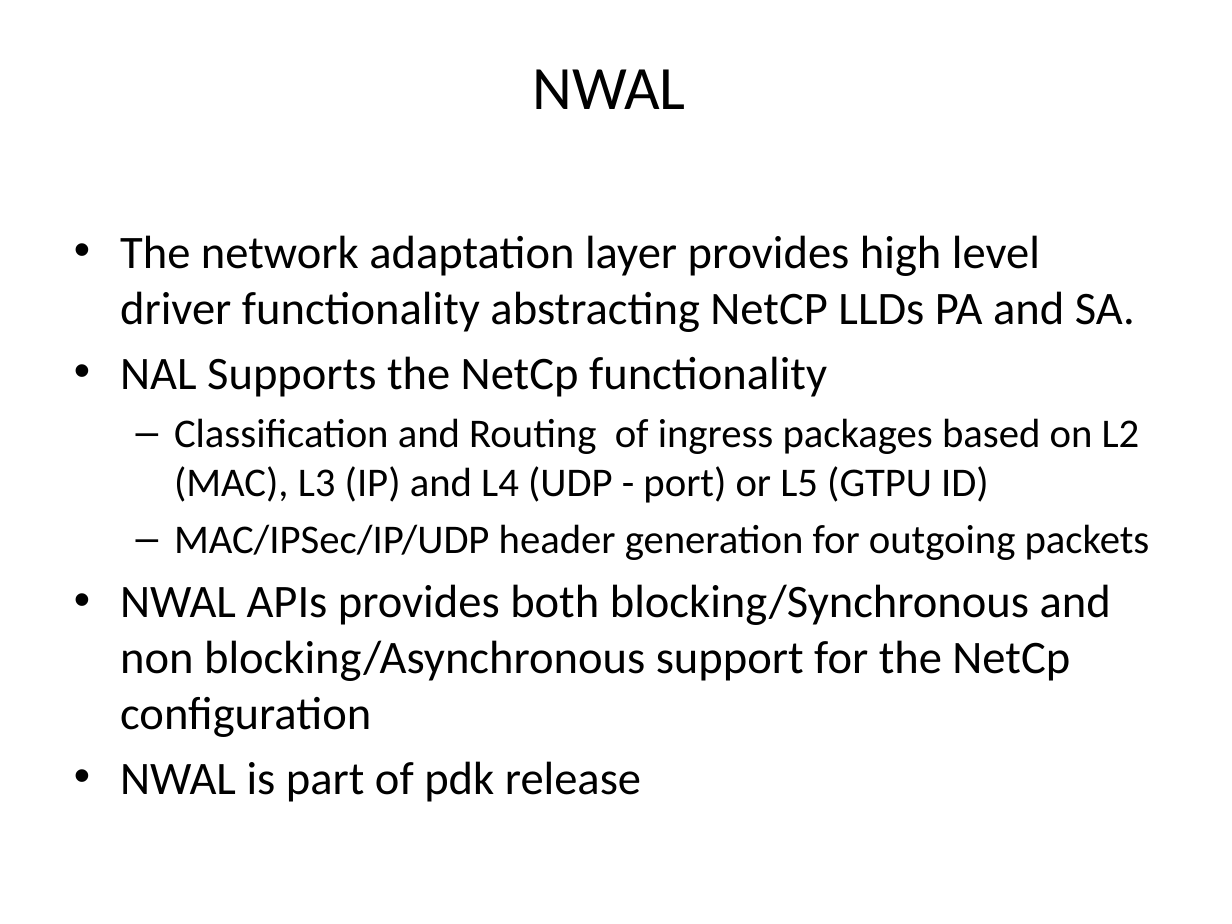
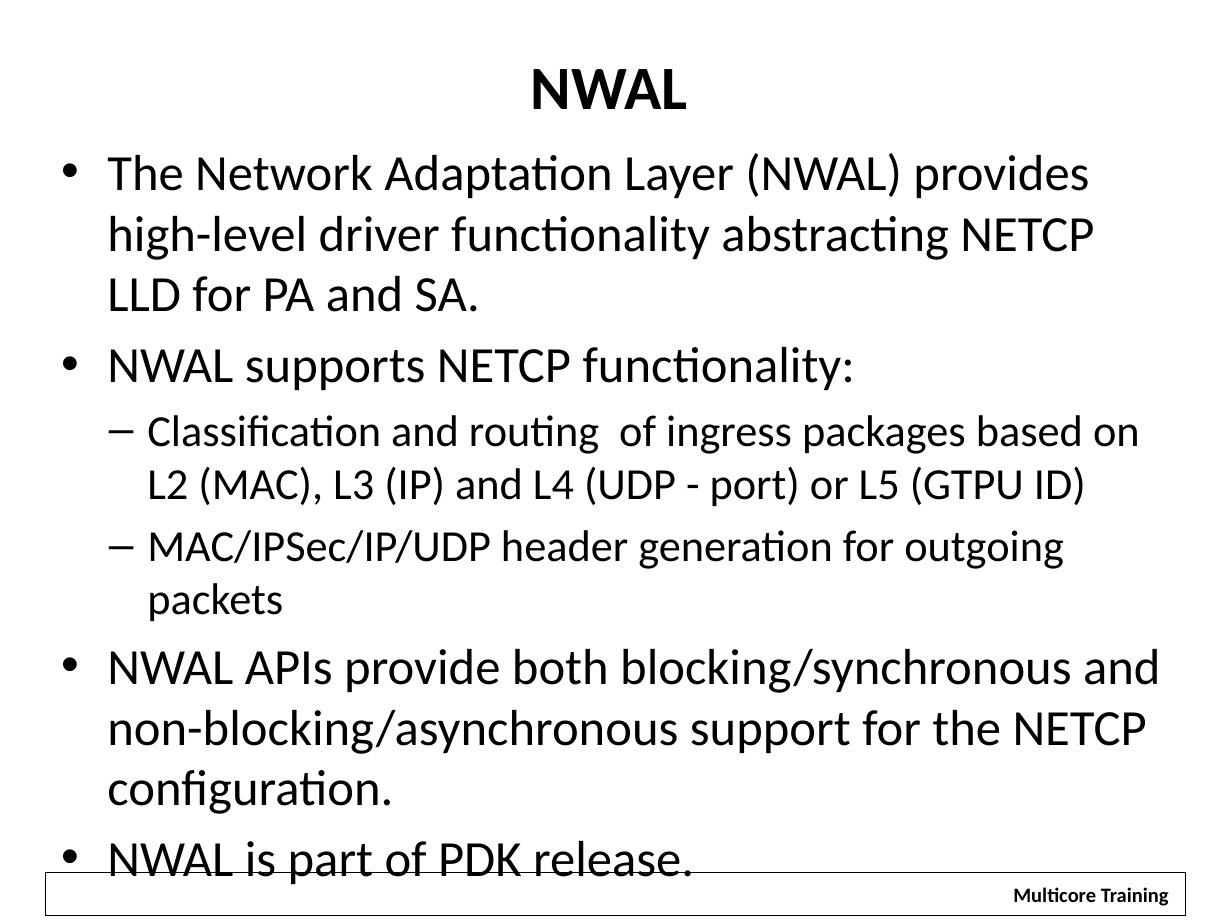
Before and after one commit to hari1989/keystone-workshop, a slide deck: slide 58 of preliminary/Working/presentations/KeyStone Peripherals Usage.pptx (slide 56 before the commit). Drawn at 1232x924 pixels with LibreOffice and Linux fonts; fonts in the diff are those of the drawing; background and template pictures are left out. Boxes give left, top, right and bottom in pixels: in the first picture for what was removed or moved away, otherwise in the second. Text is boxed around its words. In the diff, an @@ line names an element or a change of style, - is before the commit and + after.

```diff
--- a/preliminary/Working/presentations/KeyStone Peripherals Usage.pptx
+++ b/preliminary/Working/presentations/KeyStone Peripherals Usage.pptx
@@ title "NWAL" at <box>531,69,688,109</box>: bold on @@
@@ text "The Network Adaptation Layer (NWAL) ...": place and size @@
-text "The Network Adaptation Layer (NWAL) ..." at <box>120,235,1150,802</box>
+text "The Network Adaptation Layer (NWAL) ..." at <box>107,153,1160,814</box>
@@ text at <box>107,153,1140,506</box>: text changed; size 27.2 to 29.6 pt @@
-• The network adaptation layer provides high level driver functionality abstracting NetCP LLDs PA and SA.
-• NAL Supports the NetCp functionality
-  – Classification and Routing of ingress packages based on L2 (MAC), L3 (IP) and L4 (UDP - port) or L5 (GTPU ID)
+• The Network Adaptation Layer (NWAL) provides high-level driver functionality abstracting NETCP LLD for PA and SA.
+• NWAL supports NETCP functionality:
+  – Classification and routing of ingress packages based on L2 (MAC), L3 (IP) and L4 (UDP - port) or L5 (GTPU ID)
@@ text at <box>147,530,1064,621</box>: size 23.8 to 25.9 pt in "MAC/IPSec/IP/UDP header generation for outgoing packets"; indent changed @@
@@ text at <box>107,649,1160,814</box>: text changed; size 27.2 to 29.6 pt @@
-• NWAL APIs provides both blocking/Synchronous and non blocking/Asynchronous support for the NetCp configuration
-• NWAL is part of pdk release
+• NWAL APIs provide both blocking/synchronous and non-blocking/asynchronous support for the NETCP configuration.
+• NWAL is part of PDK release.
@@ rectangle added at <box>46,872,1186,915</box>, outline #000000 0.75 pt @@
@@ rectangle added at <box>999,876,1181,913</box>, fill #FFFFFF, 12 pt, text #000000, bold @@
+Multicore Training
```
Also in this commit, not shown: 83 other slides changed, 8 slides added, 5 slides removed.
